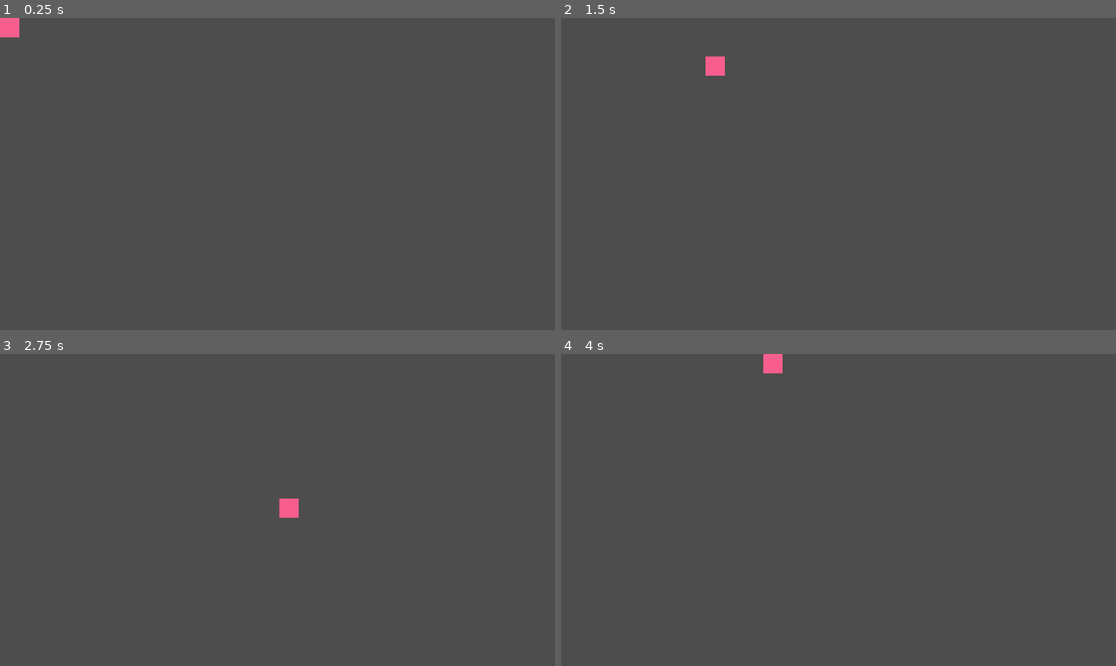
Above: before the commit, frames 1-4 (two rows, left to right).
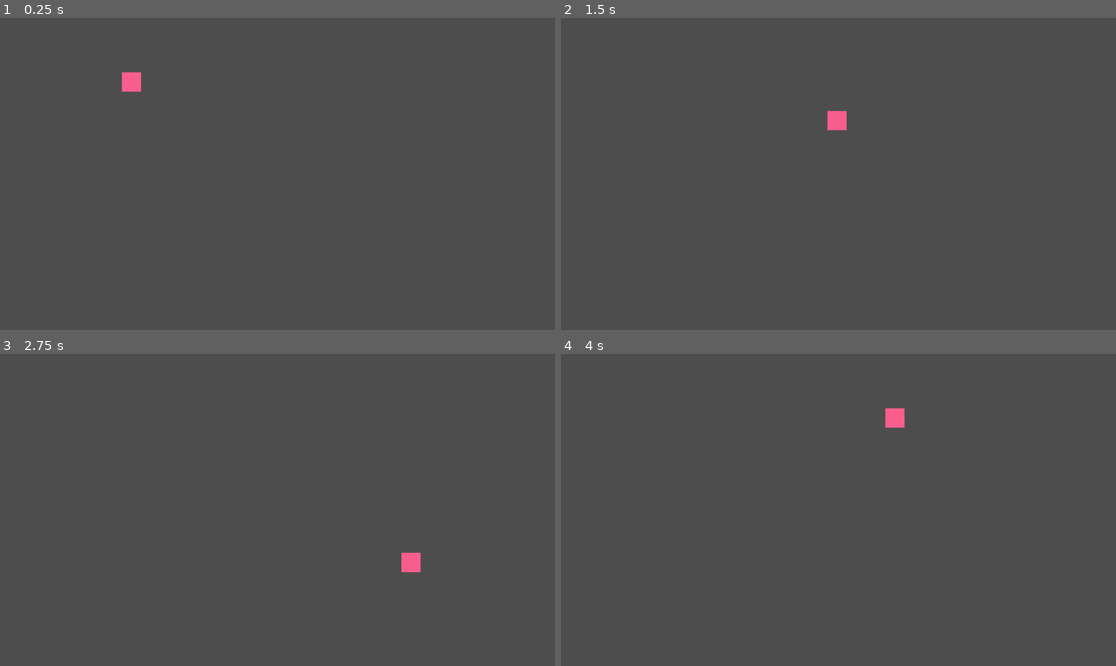
Above: after the commit, the same moments.

Repository: dead-rabbit-studio/hell-scout
Game: Godot game, scene res://main_game.tscn
Two runs of this game, one before a commit and one after it. Both use one fixed random seed, a clock stepped at 60 frames per second and the inputs below.
Inputs:
- Up to frame 1 (0.25 s): no input
- Up to frame 2 (1.5 s): tap Enter at 0.5 s; hold Right (move_right) 0.53-1.28 s; hold Down (move_down) from 1.28 s (still down)
- Up to frame 3 (2.75 s): release Down (move_down) at 2.03 s; hold Right (move_right) from 2.03 s (still down)
- Up to frame 4 (4 s): release Right (move_right) at 2.78 s; hold Up (move_up) 2.78-3.53 s; hold Left (move_left) from 3.53 s (still down)

The runs differ from the first frame. In frame 1, 0.4% of the frame differs, in the area x 0-26%, y 0-24%; in frame 2, 0.5%, in the area x 26-52%, y 12-37%; in frame 3, 0.4%; in frame 4, 0.4%.

Commit message:
feat: create world boundaries

Diff:
--- a/main_game.tscn
+++ b/main_game.tscn
@@ -1,7 +1,38 @@
-[gd_scene load_steps=2 format=3 uid="uid://deqtmks54a4u7"]
+[gd_scene load_steps=4 format=3 uid="uid://deqtmks54a4u7"]
 
 [ext_resource type="PackedScene" uid="uid://xse6umb621tq" path="res://player.tscn" id="1_4phlm"]
 
+[sub_resource type="RectangleShape2D" id="RectangleShape2D_6o613"]
+size = Vector2(1152, 20)
+
+[sub_resource type="RectangleShape2D" id="RectangleShape2D_dj024"]
+size = Vector2(20, 666.5)
+
 [node name="Main Game" type="Node2D"]
 
-[node name="Player" parent="." instance=ExtResource("1_4phlm")]
+[node name="Level" type="Node2D" parent="."]
+
+[node name="LevelBoundaries" type="StaticBody2D" parent="Level"]
+
+[node name="TopBondary" type="CollisionShape2D" parent="Level/LevelBoundaries"]
+position = Vector2(576, -12)
+shape = SubResource("RectangleShape2D_6o613")
+debug_color = Color(0.647059, 0.407843, 0.835294, 0.419608)
+
+[node name="BottomBoundary" type="CollisionShape2D" parent="Level/LevelBoundaries"]
+position = Vector2(576, 659)
+shape = SubResource("RectangleShape2D_6o613")
+debug_color = Color(0.647059, 0.407843, 0.835294, 0.419608)
+
+[node name="LeftBoundary" type="CollisionShape2D" parent="Level/LevelBoundaries"]
+position = Vector2(-10, 333.75)
+shape = SubResource("RectangleShape2D_dj024")
+debug_color = Color(0.647059, 0.407843, 0.835294, 0.419608)
+
+[node name="RightBoundary" type="CollisionShape2D" parent="Level/LevelBoundaries"]
+position = Vector2(1162, 335)
+shape = SubResource("RectangleShape2D_dj024")
+debug_color = Color(0.647059, 0.407843, 0.835294, 0.419608)
+
+[node name="Player" parent="Level" instance=ExtResource("1_4phlm")]
+position = Vector2(253, 113)
--- a/player.tscn
+++ b/player.tscn
@@ -3,14 +3,17 @@
 [ext_resource type="Script" path="res://Player.gd" id="1_goxgi"]
 
 [sub_resource type="RectangleShape2D" id="RectangleShape2D_lmx7v"]
+size = Vector2(40, 40)
 
 [node name="Player" type="CharacterBody2D"]
+platform_wall_layers = 51
 script = ExtResource("1_goxgi")
-
-[node name="CollisionShape2D" type="CollisionShape2D" parent="."]
-shape = SubResource("RectangleShape2D_lmx7v")
 
 [node name="ColorRect" type="ColorRect" parent="."]
 offset_right = 40.0
 offset_bottom = 40.0
 color = Color(0.968627, 0.368627, 0.552941, 1)
+
+[node name="CollisionShape2D" type="CollisionShape2D" parent="."]
+position = Vector2(20, 20)
+shape = SubResource("RectangleShape2D_lmx7v")
